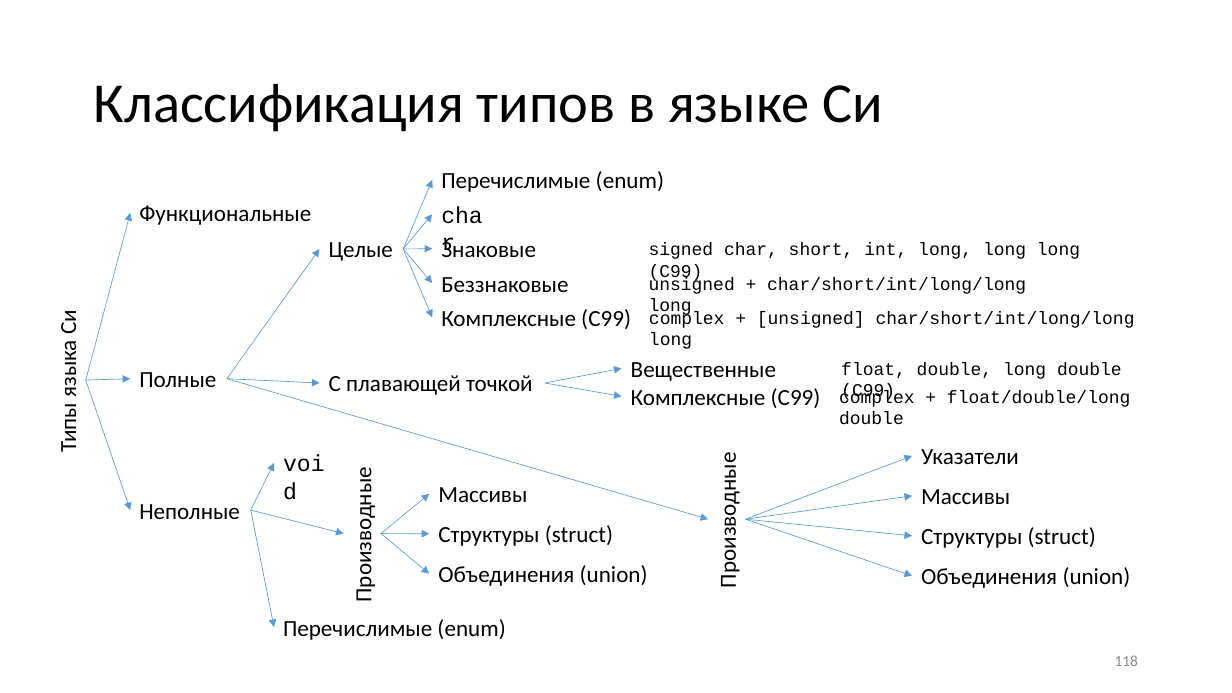
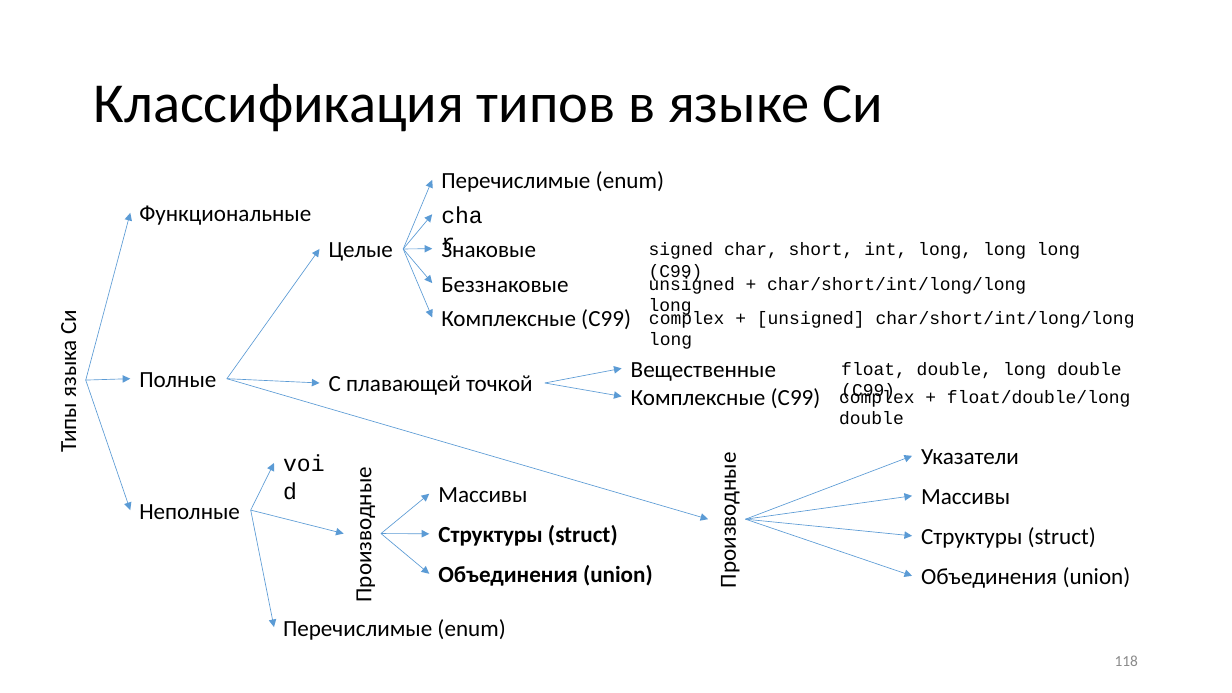
Before and after one commit to Evgueni-Petrov-aka-espetrov/Algorithms-and-Programming-in-C-pptx, a slide deck: slide 118 of 03.5 Типы языка С.pptx. Drawn at 1232x693 pixels with LibreOffice and Linux fonts; fonts in the diff are those of the drawing. Boxes give left, top, right and bottom in pixels: in the first picture for what was removed or moved away, otherwise in the second. Text is boxed around its words. In the diff, an @@ line names an element or a change of style, - is before the commit and + after.

Commit message:
сделал подсветку текущего узла в классификации типов

```diff
--- a/03.5 Типы языка С.pptx
+++ b/03.5 Типы языка С.pptx
@@ text "Структуры (struct)" at [438,525,618,546]: bold on @@
@@ text "Объединения (union)" at [438,565,653,586]: bold on @@
```
Also in this commit, not shown: 20 other slides changed.
